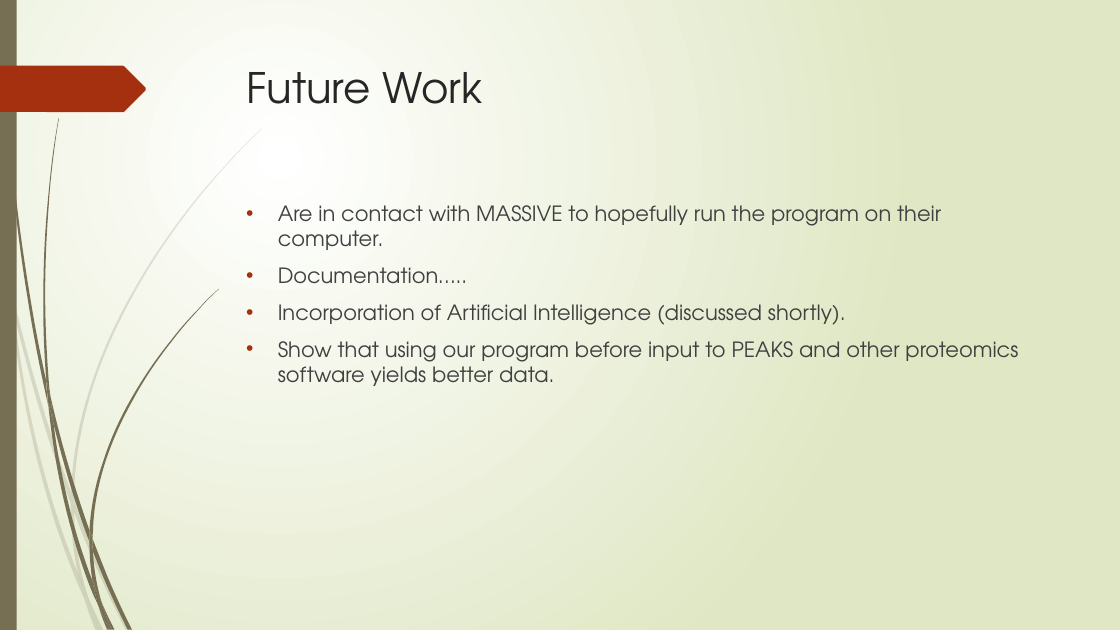
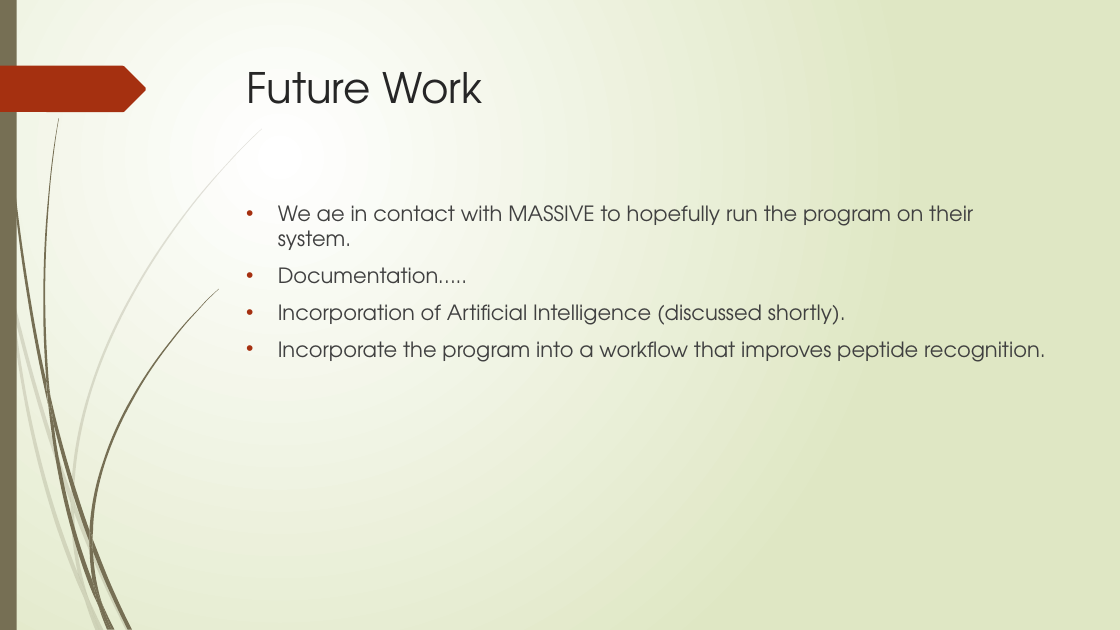
Before and after one commit to nhcha6/MersProject, a slide deck: slide 15 of SecondLabPresentation.pptx (slide 11 before the commit). Drawn at 1120x630 pixels with LibreOffice and Linux fonts; fonts in the diff are those of the drawing. Boxes give left, top, right and bottom in pixels: in the first picture for what was removed or moved away, otherwise in the second. Text is boxed around its words. In the diff, an @@ line names an element or a change of style, - is before the commit and + after.

Commit message:
updated lab presentation

```diff
--- a/SecondLabPresentation.pptx
+++ b/SecondLabPresentation.pptx
@@ text at <box>278,205,973,250</box>: text changed @@
-• Are in contact with MASSIVE to hopefully run the program on their computer.
+• We ae in contact with MASSIVE to hopefully run the program on their system.
@@ text at <box>278,341,1045,362</box>: text changed @@
-• Show that using our program before input to PEAKS and other proteomics software yields better data.
+• Incorporate the program into a workflow that improves peptide recognition.
```
Also in this commit, not shown: 4 other slides changed, 10 slides added, 1 slide removed.
